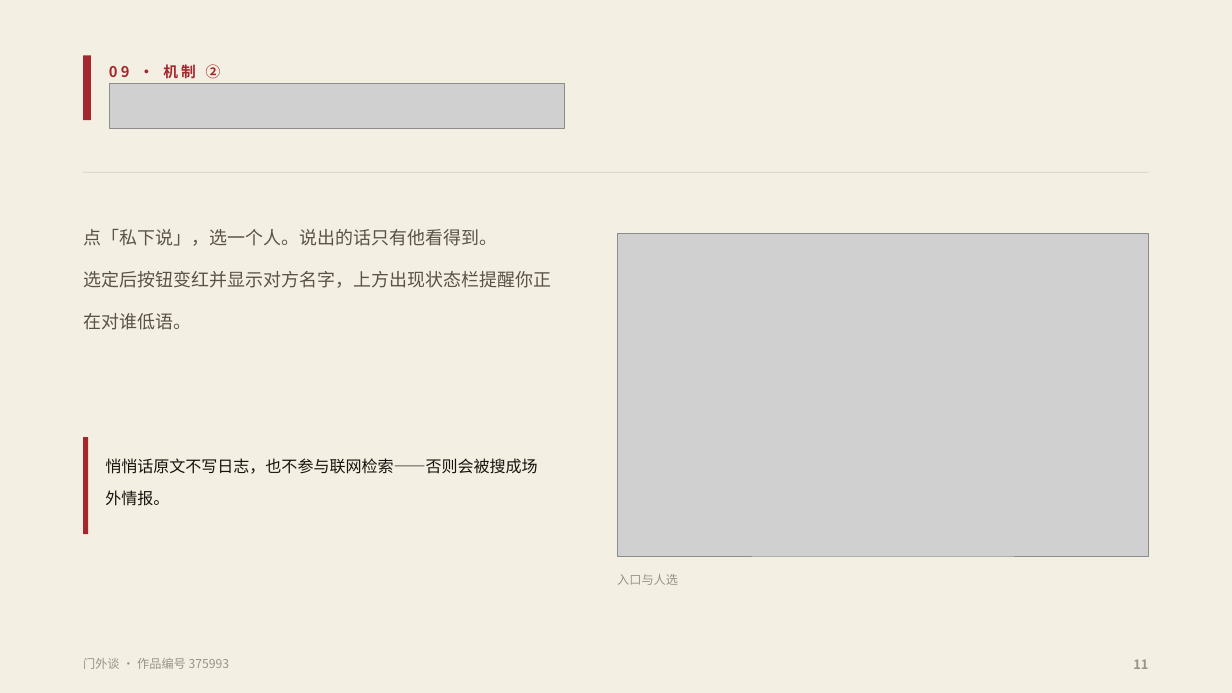
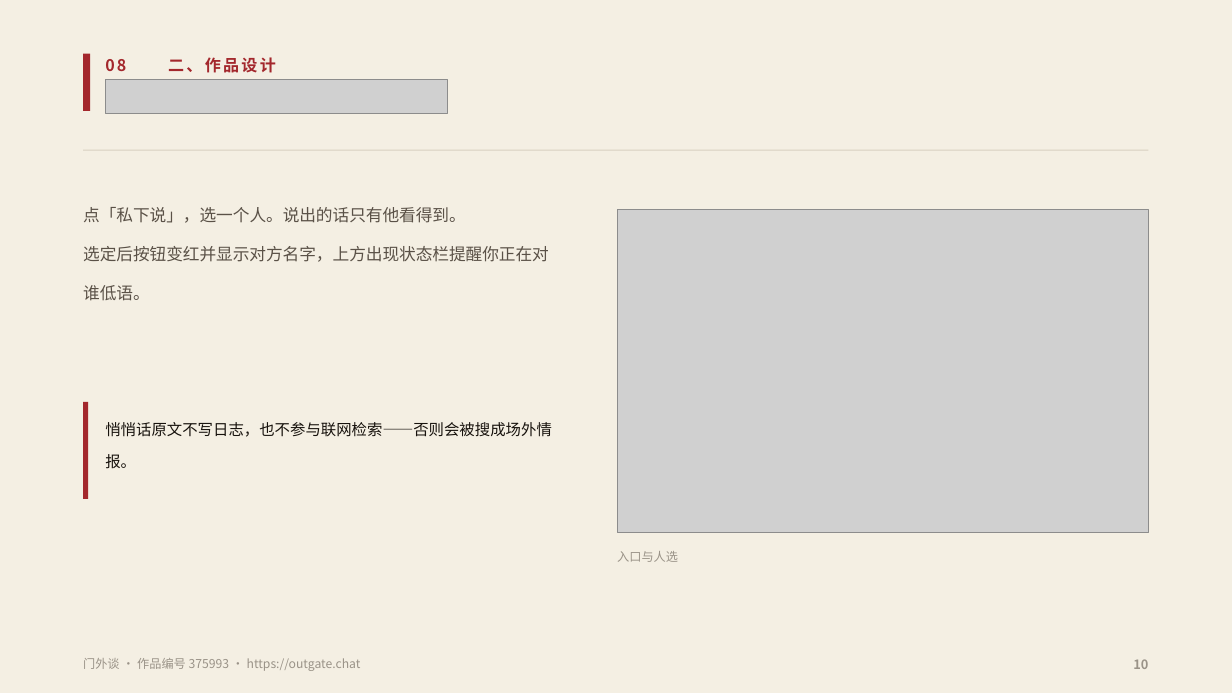
Before and after one commit to fsh114514/menwaitan, a slide deck: slide 10 of competition/答辩PPT.pptx (slide 11 before the commit). Drawn at 1232x693 pixels with LibreOffice and Linux fonts; fonts in the diff are those of the drawing; grey boxes stand for pictures. Boxes give left, top, right and bottom in pixels: in the first picture for what was removed or moved away, otherwise in the second. Text is boxed around its words. In the diff, an @@ line names an element or a change of style, - is before the commit and + after.

```diff
--- a/competition/答辩PPT.pptx
+++ b/competition/答辩PPT.pptx
@@ rectangle: place and size @@
-rectangle at <box>83,55,91,120</box>
+rectangle at <box>83,54,90,111</box>
@@ text added at <box>105,59,126,71</box>, 12.5 pt, text #A3272C, bold @@
+08
@@ text added at <box>168,57,276,73</box>, 12.5 pt, text #A3272C, bold @@
+二、作品设计
@@ picture added at <box>105,79,447,114</box> @@
@@ text removed at <box>109,64,221,79</box> @@
-09 · 机制 ②
@@ picture removed at <box>109,83,565,128</box> @@
@@ rectangle: place and size @@
-rectangle at <box>83,172,1149,173</box>
+rectangle at <box>83,150,1149,151</box>
@@ text "点「私下说」，选一个人。说出的话只有他看得到。": place and size @@
-text "点「私下说」，选一个人。说出的话只有他看得到。" at <box>83,229,551,330</box>
+text "点「私下说」，选一个人。说出的话只有他看得到。" at <box>83,207,549,301</box>
@@ text "点「私下说」，选一个人。说出的话只有他看得到。" at <box>83,207,549,301</box>: size 14 to 13 pt @@
@@ picture: place and size @@
-picture at <box>617,233,1149,556</box>
+picture at <box>617,210,1149,533</box>
@@ rectangle: place and size @@
-rectangle at <box>83,437,89,534</box>
+rectangle at <box>83,402,89,499</box>
@@ text "悄悄话原文不写日志，也不参与联网检索——否则会被搜成场外情报。": place and size @@
-text "悄悄话原文不写日志，也不参与联网检索——否则会被搜成场外情报。" at <box>105,458,537,506</box>
+text "悄悄话原文不写日志，也不参与联网检索——否则会被搜成场外情报。" at <box>105,422,552,469</box>
@@ text "悄悄话原文不写日志，也不参与联网检索——否则会被搜成场外情报。" at <box>105,422,552,469</box>: size 12.5 to 12 pt @@
@@ text "入口与人选": place and size @@
-text "入口与人选" at <box>617,574,678,585</box>
+text "入口与人选" at <box>617,551,678,562</box>
@@ text at <box>83,658,361,671</box>: text changed @@
-门外谈 · 作品编号 375993
+门外谈 · 作品编号 375993 · https://outgate.chat
@@ text at <box>1133,659,1148,669</box>: text changed @@
-11
+10
```
Also in this commit, not shown: 9 other slides changed, 7 slides added, 7 slides removed, 2 other files.
